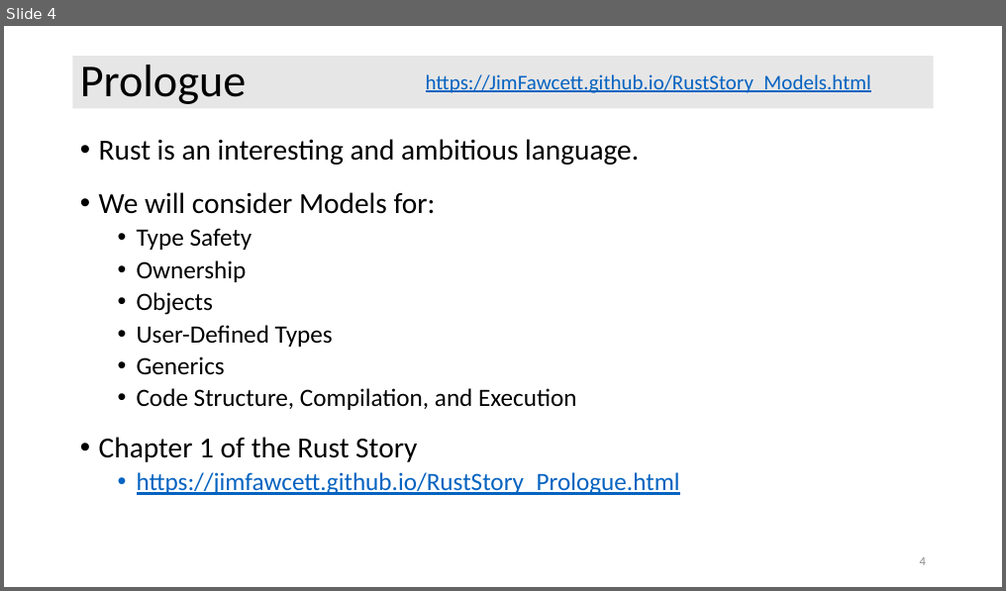
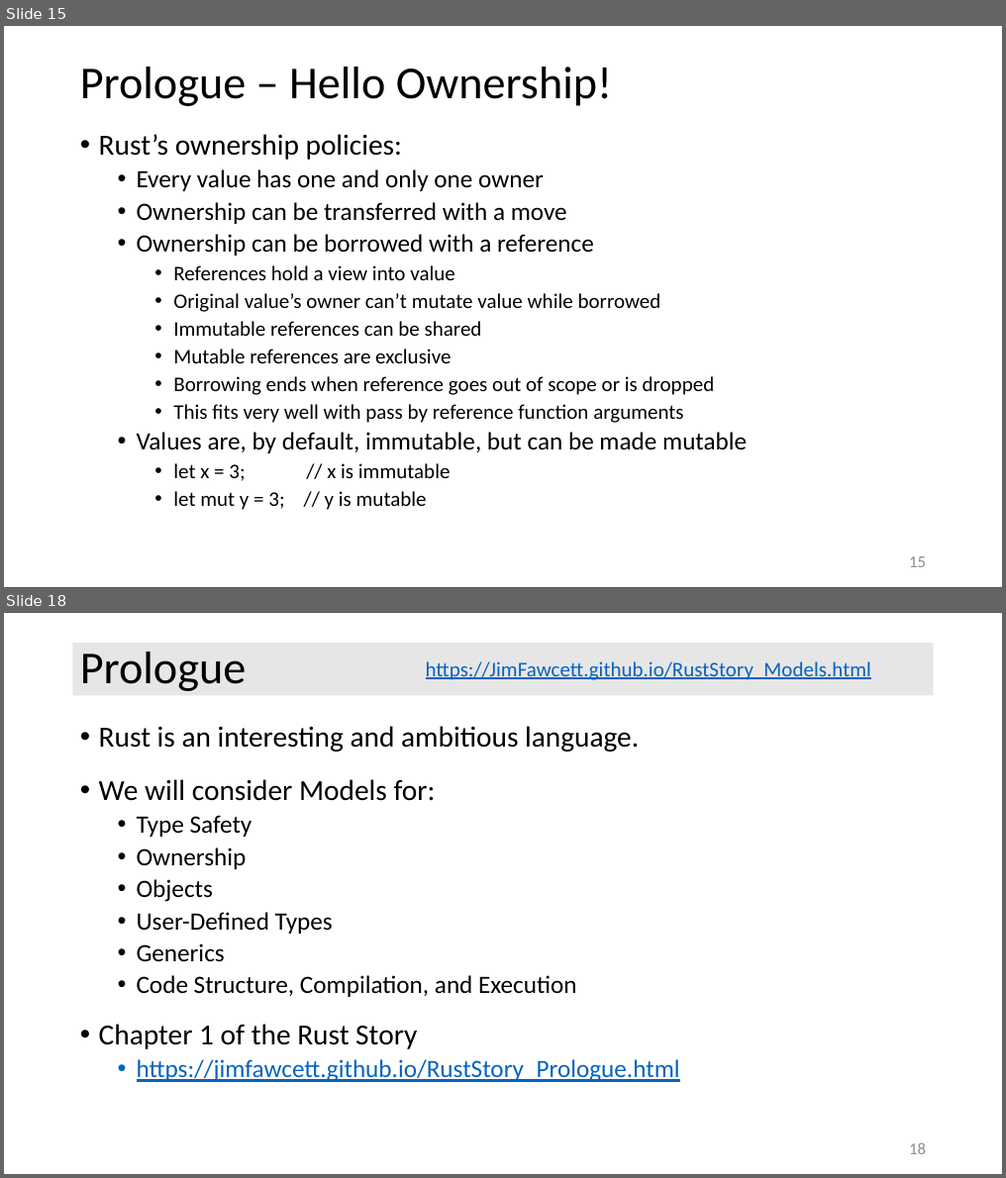
Before and after one commit to JimFawcett/JimFawcett.github.io, a slide deck: Resources/RustModels.pptx. Shown one above the other, each under a label of ours: slide 4 before the commit, slides 15 and 18 after it; the slides between them are not shown. The pictures are 1006x591 and 1006x1178 pixels, drawn with LibreOffice and Linux fonts; fonts in the diff are those of the drawing. Boxes give left, top, right and bottom in pixels: in the first picture for what was removed or moved away, otherwise in the second. Text is boxed around its words. In the diff, an @@ line names an element or a change of style, - is before the commit and + after.

Commit message:
added content to RustModels.pptx

```diff
--- a/Resources/RustModels.pptx
+++ b/Resources/RustModels.pptx
@@ slide 15 added at box(4, 26, 1002, 587), background #FFFFFF @@
@@ title added at box(80, 67, 612, 106), 44 pt, text #000000 @@
+Prologue – Hello Ownership!
@@ text added at box(99, 134, 746, 510), 20 pt, text #000000 @@
+• Rust’s ownership policies:
+  • Every value has one and only one owner
+  • Ownership can be transferred with a move
+  • Ownership can be borrowed with a reference
+    • References hold a view into value
+    • Original value’s owner can’t mutate value while borrowed
+    • Immutable references can be shared
+    • Mutable references are exclusive
+    • Borrowing ends when reference goes out of scope or is dropped
+    • This fits very well with pass by reference function arguments
+  • Values are, by default, immutable, but can be made mutable
+    • let x = 3; // x is immutable
+    • let mut y = 3; // y is mutable
@@ page number added at box(909, 557, 926, 568), 16 pt, text #8C8C8C @@
+15
@@ what was slide 4 is now slide 18 @@
@@ page number at box(909, 1143, 926, 1155): text changed; size 12 to 16 pt @@
-4
+18
```
Also in this commit, not shown: 4 slides changed, 14 other slides added, 2 other files.
